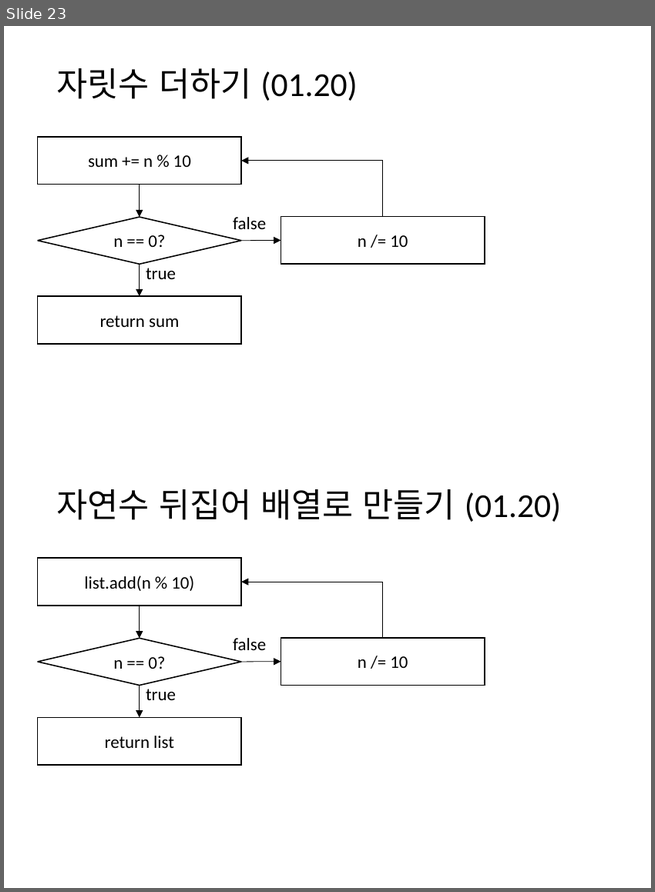
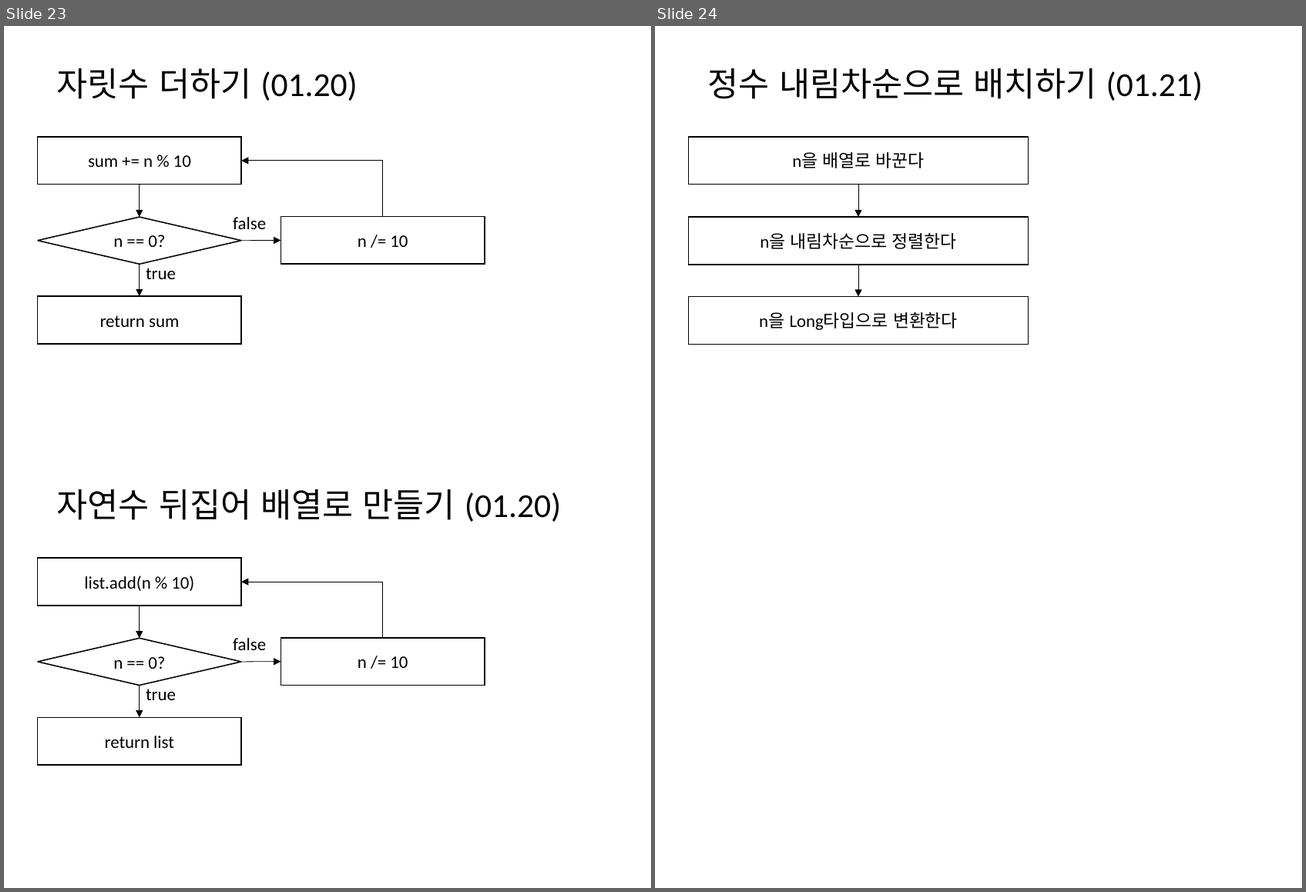
Before and after one commit to mornings9047/Algorithms_Programmers, a slide deck: 알고리즘_프로그래머스_Level01_순서도.pptx. Shown side by side, each under a label of ours: slide 23 before the commit, slides 23 and 24 after it. The pictures are 655x892 and 1306x892 pixels, drawn with LibreOffice and Linux fonts; fonts in the diff are those of the drawing. Boxes give left, top, right and bottom in pixels: in the first picture for what was removed or moved away, otherwise in the second. Text is boxed around its words. In the diff, an @@ line names an element or a change of style, - is before the commit and + after.

Commit message:
정수 내림차순으로 배치하기

```diff
--- a/알고리즘_프로그래머스_Level01_순서도.pptx
+++ b/알고리즘_프로그래머스_Level01_순서도.pptx
@@ slide 24 added at [655,26,1302,888], background #FFFFFF @@
@@ title added at [708,68,1203,101], 28 pt, text #000000 @@
+정수 내림차순으로 배치하기 (01.21)
@@ group added at [689,137,1028,344]: 3 rectangles, 2 arrows @@
+n을 배열로 바꾼다
+n을 내림차순으로 정렬한다
+n을 Long타입으로 변환한다
```
Also in this commit, not shown: 2 other files.
